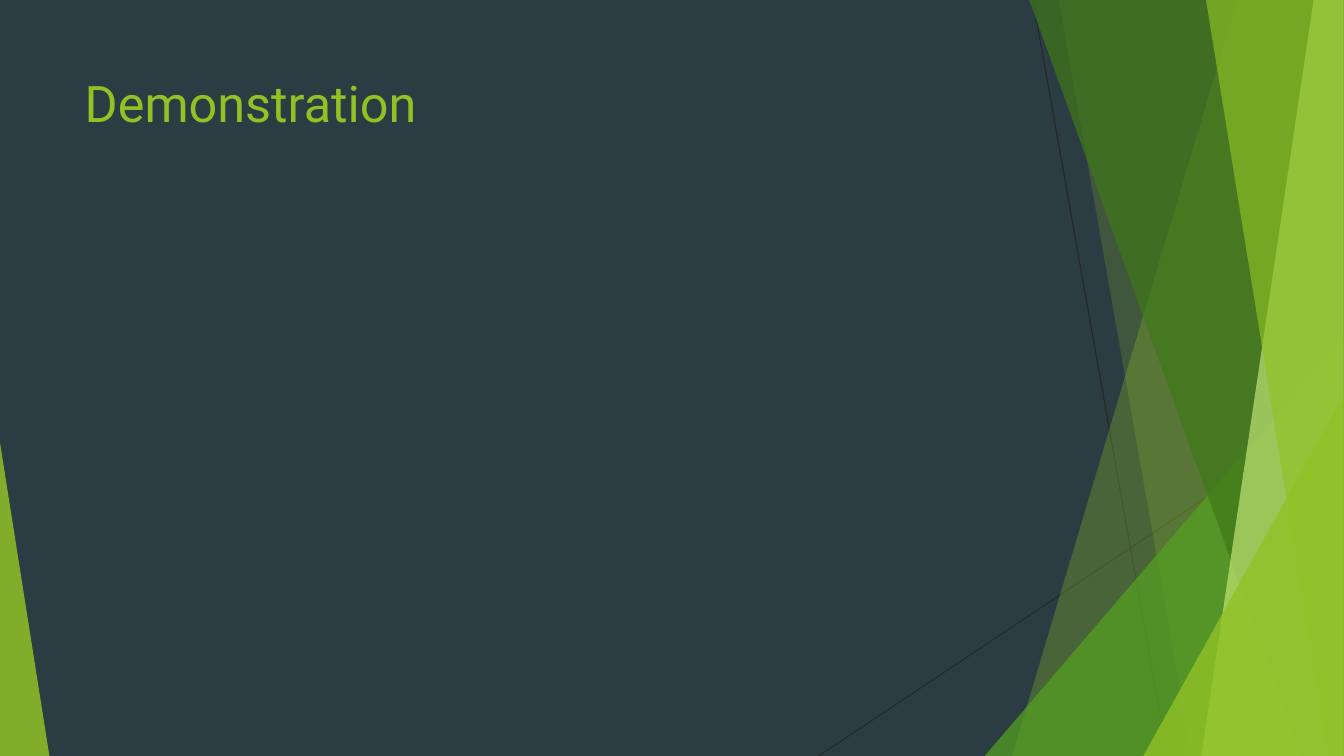
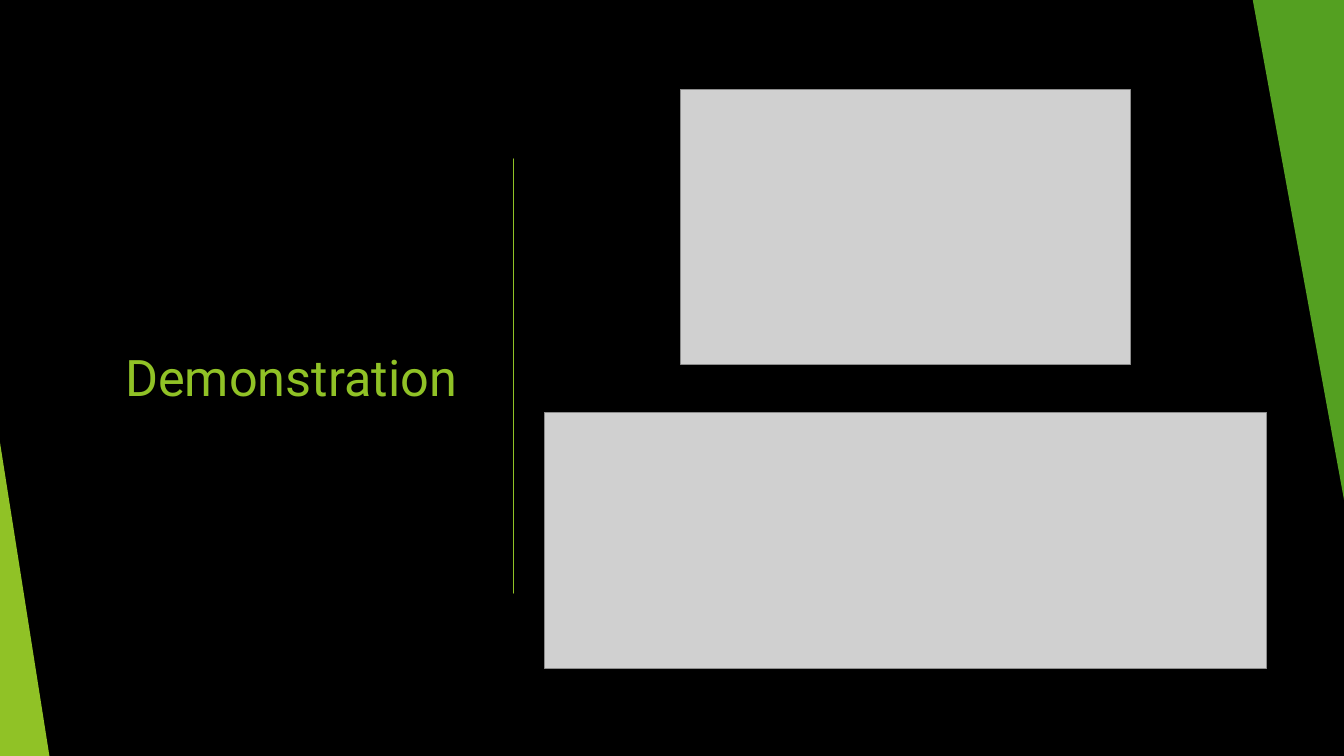
Before and after one commit to CrazyGoast/Sportferien_2024_API-2_bisadr_Planeten-Webseite, a slide deck: slide 5 of Documents/Präsentation_Universum-Webseite_Adrian.pptx. Drawn at 1344x756 pixels with LibreOffice and Linux fonts; fonts in the diff are those of the drawing; grey boxes stand for pictures. Boxes give left, top, right and bottom in pixels: in the first picture for what was removed or moved away, otherwise in the second. Text is boxed around its words. In the diff, an @@ line names an element or a change of style, - is before the commit and + after.

```diff
--- a/Documents/Präsentation_Universum-Webseite_Adrian.pptx
+++ b/Documents/Präsentation_Universum-Webseite_Adrian.pptx
@@ background #2C3C43 to #000000 @@
@@ rectangle added at bbox=[0, 0, 1344, 756], fill #000000 @@
@@ triangle added at bbox=[1253, 0, 1344, 509], fill #54A021 @@
@@ picture added at bbox=[681, 90, 1130, 365] @@
@@ title "Demonstration": place and size @@
-title "Demonstration" at bbox=[85, 86, 417, 123]
+title "Demonstration" at bbox=[125, 359, 457, 397]
@@ title "Demonstration" at bbox=[125, 359, 457, 397]: vertical alignment top to middle @@
@@ line added from (513, 159) to (513, 593), #90C226 1 pt @@
@@ picture added at bbox=[544, 412, 1266, 668] @@
@@ triangle added at bbox=[0, 443, 49, 756], fill #90C226 @@
```
Also in this commit, not shown: 2 other slides changed, 5 slides added, 5 slides removed, 1 other file.
